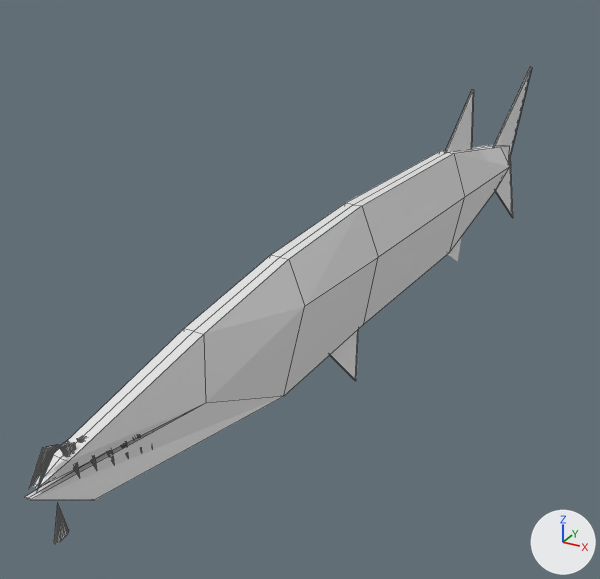
Before and after pictures for a commit that changed the Blender file Assets/Scenes/Warren/barracuda .blend.
Rendered twice from a 50 mm lens placed at (1.313, -2.941, 1.302), pointed at (-0.322, 0.031, -0.184). Lighting does not change. The marker at lower right points along +X, +Y and +Z. The older version comes first. Mesh edges are drawn as thin lines on the coarser meshes.

The older version as bpy lines, for what is in view:
```python
me_plane_003 = bpy.data.meshes.new('Plane.003')
me_plane_003.from_pydata(...)  # 38 vertices, 28 faces; spans x -2.13..1.75, y -1.05..-0.47, z 0.0..0.1
# before: 12 (-2.1, -0.68, 0.0) at pixel (35, 487), 13 (-2.01, -0.65, 0.0) at pixel (60, 458), 28 (-2.01, -0.65, 0.03) at pixel (68, 461), 29 (-2.1, -0.68, 0.01) at pixel (37, 488)
me_plane_004 = bpy.data.meshes.new('Plane.004')
me_plane_004.from_pydata(...)  # 8 vertices, 6 faces; spans x 0.636..1.082, y -0.648..-0.252, z -0.005..0.0
me_plane_005 = bpy.data.meshes.new('Plane.005')
me_plane_005.from_pydata(...)  # 8 vertices, 6 faces; spans x -0.652..-0.309, y -1.29..-0.921, z -0.005..0.0
ob_plane = bpy.data.objects.new('Plane', me_plane_003)
ob_plane.location = (0.0, 0.263, 0.774)
ob_plane.rotation_euler = (1.571, 0.0, 1.571)  # degrees (90, 0, 90)
_m = ob_plane.modifiers.new('Mirror', 'MIRROR')
_m.use_axis = (False, False, True)
ob_plane_003 = bpy.data.objects.new('Plane.003', me_plane_004)
ob_plane_003.location = (0.0, 0.263, 0.774)
ob_plane_003.rotation_euler = (1.571, 0.0, 1.571)  # degrees (90, 0, 90)
_m = ob_plane_003.modifiers.new('Mirror', 'MIRROR')
_m.use_axis = (False, False, True)
ob_plane_004 = bpy.data.objects.new('Plane.004', me_plane_005)
ob_plane_004.location = (0.0, 0.263, 0.774)
ob_plane_004.rotation_euler = (1.571, 0.0, 1.571)  # degrees (90, 0, 90)
_m = ob_plane_004.modifiers.new('Mirror', 'MIRROR')
_m.use_axis = (False, False, True)
# also in view: 'Plane.002' at (0.0, 2.035, -0.011)
```
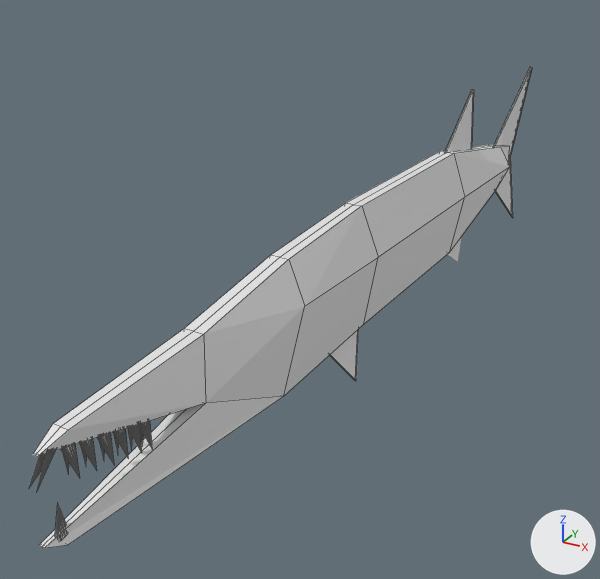
The edits, one by one:
me_plane_003 is used by ob_plane; location (0.0, 0.263, 0.774); rotation (1.571, 0.0, 1.571), in degrees (90, 0, 90).
me_plane_003 had 38 vertices, 28 faces and spanned x -2.13..1.75, y -1.05..-0.47, z 0.0..0.1.
me_plane_003 now has 38 vertices, 28 faces and spans x -2.11..1.75, y -1.05..-0.47, z 0.0..0.1.
Part 1, on me_plane_003:
Vertices 12, 13, 28, 29 of me_plane_003 move by (0.01, 0.08, 0.0).
Vertex 14 of me_plane_003 moves from (-1.94, -0.82, 0.0) to (-2.05, -0.88, 0.0).
Vertex 15 of me_plane_003 moves from (-2.13, -0.69, 0.0) at pixel (27, 498) to (-2.11, -0.85, 0.0) at pixel (41, 546).
Vertex 30 of me_plane_003 moves from (-2.13, -0.69, 0.01) at pixel (30, 499) to (-2.11, -0.85, 0.01) at pixel (44, 547).
Vertex 31 of me_plane_003 moves from (-1.94, -0.82, 0.02) at pixel (94, 499) to (-2.05, -0.88, 0.02) at pixel (68, 544).

Changed parts and their boxes [x1, y1, x2, y2] in the pictures (600 x 579 px; the box of a moved part takes in the faces that stretch with it):
'Plane', reshaped (13% taller)
    before: [24, 145, 510, 500]
    after: [33, 145, 510, 548]
part 1 of me_plane_003, moved or reshaped
    before: [24, 329, 283, 500]
    after: [33, 329, 284, 548]
